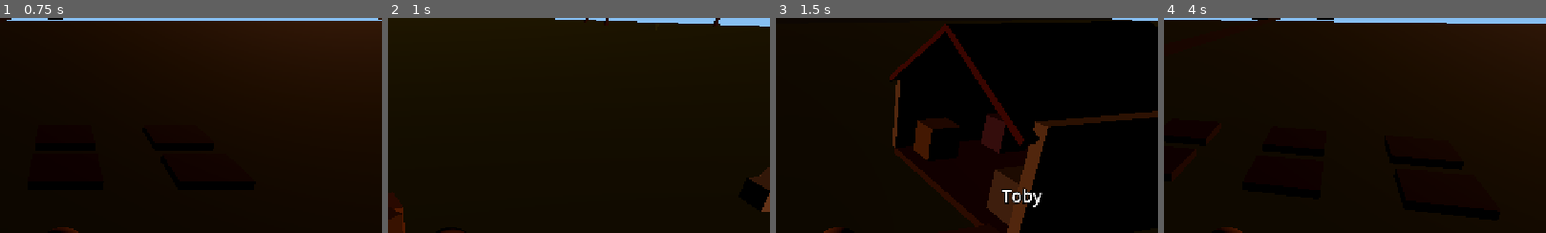
Above: before the commit, frames 1-4 (left to right).
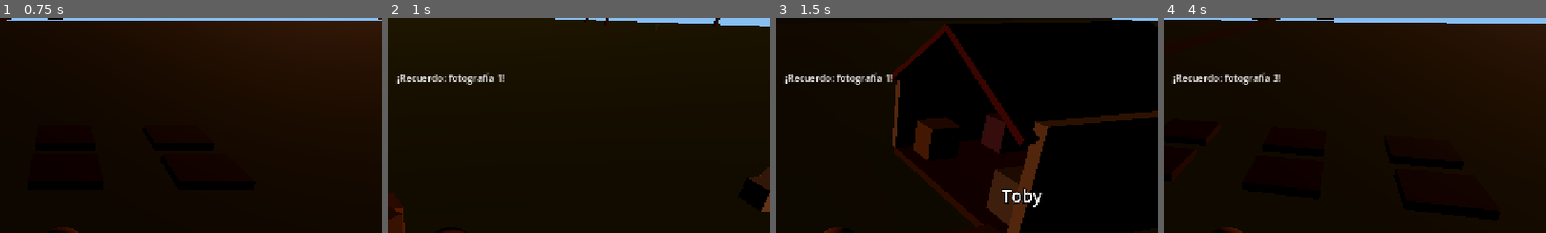
Above: after the commit, the same moments.

Repository: rafael-espinosa-rodriguez/nuestra-vida-en-el-campo
Game: Godot game, scene res://scenes/Main.tscn
Same seed, same stepped clock (60 frames per second), same inputs: the game is played once before the commit and once after it.
Inputs (mouse positions are % of the whole screen's width and height, from its top left):
- Up to frame 1 (0.75 s): tap Enter (ui_accept) at 0.5 s; move the mouse to (72, 45) at 0.52 s; hold D (move_right) from 0.53 s (still down); tap T (trade) at 0.6 s; click (72, 45) at 0.67 s
- Up to frame 2 (1 s): keep holding D (move_right); tap Enter (ui_accept) at 0.77 s; tap C (photo, bound only after the commit) at 0.8 s
- Up to frame 3 (1.5 s): tap Enter (ui_accept) at 1.07 s; release D (move_right) at 1.25 s; drag from (30, 55) to (45, 70) at 1.27 s
- Up to frame 4 (4 s): move the mouse to (60, 28) at 2.02 s; hold D (move_right) 2.03-2.75 s; tap G (gift) at 2.1 s; tap C (photo, bound only after the commit) at 2.3, 3.8 s; drag from (45, 70) to (20, 35) at 2.77 s; move the mouse to (80, 65) at 3.52 s; hold A (move_left) from 3.53 s (still down); hold Shift (sprint) from 3.53 s (still down); tap Enter (ui_accept) at 3.77 s
The pictures show only the part of the screen within x 42-92%, y 7-57%; the shares and areas given below are measured in that part.

Frame 1 is identical in both runs. In frame 2, 0.6% of the frame differs, in the area x 2-31%, y 25-32%; in frame 3, 0.6%; in frame 4, 0.7%.

Commit message:
feat(spec-017): album de recuerdos, fotografia con tecla C, avisos HUD + smoke

Diff:
--- a/project.godot
+++ b/project.godot
@@ -22,6 +22,7 @@
 AudioSystem="*res://scripts/systems/audio_system.gd"
 RelationshipSystem="*res://scripts/systems/relationship_system.gd"
 MarketSystem="*res://scripts/systems/market_system.gd"
+MemorySystem="*res://scripts/systems/memory_system.gd"
 MCPRuntimeServer="*res://addons/godot_mcp_toolkit/runtime/mcp_runtime_server.gd"
 
 [editor_plugins]
@@ -80,6 +81,11 @@
 "events": [Object(InputEventKey,"resource_local_to_scene":false,"resource_name":"","device":-1,"window_id":0,"alt_press …(190 unchanged characters)…
 ]
 }
+photo={
+"deadzone": 0.2,
+"events": [Object(InputEventKey,"resource_local_to_scene":false,"resource_name":"","device":-1,"window_id":0,"alt_pressed":false,"shift_pressed":false,"ctrl_pressed":false,"meta_pressed":false,"pressed":false,"keycode":0,"physical_keycode":67,"key_label":0,"unicode":0,"location":0,"echo":false,"script":null)
+]
+}
 
 [input_devices]
 
--- a/scenes/ui/HUD.tscn
+++ b/scenes/ui/HUD.tscn
@@ -39,3 +39,14 @@
 
 [node name="PromptLabel" type="Label" parent="Prompt"]
 text = ""
+
+[node name="Message" type="Label" parent="."]
+anchors_preset = 5
+anchor_left = 0.5
+anchor_right = 0.5
+offset_left = -300.0
+offset_top = 140.0
+offset_right = 300.0
+offset_bottom = 170.0
+text = ""
+horizontal_alignment = 1
--- a/scripts/player.gd
+++ b/scripts/player.gd
@@ -53,6 +53,29 @@
 		var rel2: Node = get_node_or_null("/root/RelationshipSystem")
 		if rel2 != null:
 			rel2.call("trade_with", String(current.get("npc_name")))
+	if Input.is_action_just_pressed("photo"):
+		capture_photo()
+
+
+func capture_photo() -> bool:
+	# Guarda user://photos/foto_<n>.png. En headless (sin GPU) falla con elegancia.
+	if DisplayServer.get_name() == "headless":
+		return false
+	var img: Image = get_viewport().get_texture().get_image()
+	if img == null or img.is_empty():
+		return false
+	var mem: Node = get_node_or_null("/root/MemorySystem")
+	var n := 1
+	if mem != null:
+		n = int(mem.get("photos_taken")) + 1
+	DirAccess.make_dir_recursive_absolute("user://photos")
+	var path := "user://photos/foto_%d.png" % n
+	if img.save_png(path) != OK:
+		return false
+	if mem != null:
+		mem.set("photos_taken", n)
+		mem.call("remember", "foto_%d" % n)
+	return true
 
 
 func _unhandled_input(event: InputEvent) -> void:
--- a/scripts/systems/inventory_system.gd
+++ b/scripts/systems/inventory_system.gd
@@ -27,6 +27,9 @@
 func add_item(item_id: String, amount: int = 1) -> void:
 	items[item_id] = int(items.get(item_id, 0)) + amount
 	items_changed.emit()
+	var mem: Node = get_node_or_null("/root/MemorySystem")
+	if mem != null and mem.has_method("remember_first"):
+		mem.remember_first(item_id)
 
 
 func remove_item(item_id: String, amount: int = 1) -> bool:
--- /dev/null
+++ b/scripts/systems/memory_system.gd
@@ -0,0 +1,54 @@
+extends Node
+## Album de recuerdos (GDD §48, spec 017). Autoload "MemorySystem".
+## Primeras veces automaticas + fotos. Aviso toast en el HUD.
+
+const MEMORABLE := ["huevo", "leche", "trigo", "pan", "sopa", "tortilla",
+	"lana", "tela", "pez", "seta", "maiz", "calabaza", "madera"]
+
+var memories: Array[String] = []
+var photos_taken: int = 0
+
+
+func has_memory(memory_id: String) -> bool:
+	return memories.has(memory_id)
+
+
+func remember(memory_id: String) -> bool:
+	if memories.has(memory_id):
+		return false
+	memories.append(memory_id)
+	_toast("¡Recuerdo: " + pretty(memory_id) + "!")
+	return true
+
+
+func remember_first(item_id: String) -> void:
+	if MEMORABLE.has(item_id):
+		remember("primero_" + item_id)
+
+
+func pretty(memory_id: String) -> String:
+	if memory_id.begins_with("primero_"):
+		return "primer " + memory_id.trim_prefix("primero_")
+	if memory_id.begins_with("foto_"):
+		return "fotografía " + memory_id.trim_prefix("foto_")
+	if memory_id.begins_with("amigo_"):
+		return "amistad con " + memory_id.trim_prefix("amigo_").capitalize()
+	return memory_id
+
+
+func serialize() -> Dictionary:
+	return {"memories": memories.duplicate(), "photos": photos_taken}
+
+
+func deserialize(d: Dictionary) -> void:
+	memories.clear()
+	if d.has("memories") and typeof(d["memories"]) == TYPE_ARRAY:
+		for m: Variant in d["memories"]:
+			memories.append(String(m))
+	photos_taken = int(d.get("photos", 0))
+
+
+func _toast(text: String) -> void:
+	for hud: Node in get_tree().get_nodes_in_group("hud"):
+		if hud.has_method("show_message"):
+			hud.show_message(text)
--- a/scripts/systems/save_system.gd
+++ b/scripts/systems/save_system.gd
@@ -17,7 +17,7 @@
 		"animals": _get_animals(),
 		"relations": _get_relations(),
 		"money": _get_money(),
-		"memories": [],
+		"memories": _get_memories(),
 	}
 	var err := _write(data)
 	if err:
@@ -67,6 +67,10 @@
 		var inv2: Node = get_node_or_null("/root/InventorySystem")
 		if inv2 != null:
 			inv2.set("money", int(data["money"]))
+	if data.has("memories") and typeof(data["memories"]) == TYPE_DICTIONARY:
+		var mem: Node = get_node_or_null("/root/MemorySystem")
+		if mem != null and mem.has_method("deserialize"):
+			mem.call("deserialize", data["memories"])
 	return true
 
 
@@ -126,6 +130,13 @@
 	return int(inv.get("money")) if inv != null else 0
 
 
+func _get_memories() -> Dictionary:
+	var mem: Node = get_node_or_null("/root/MemorySystem")
+	if mem != null and mem.has_method("serialize"):
+		return mem.call("serialize")
+	return {}
+
+
 func _player_pos() -> Array:
 	for p: Node in get_tree().get_nodes_in_group("player"):
 		if p is Node3D:
--- a/scripts/ui/hud.gd
+++ b/scripts/ui/hud.gd
@@ -8,9 +8,25 @@
 @onready var tool_label: Label = $TopLeft/ToolLabel
 @onready var money_label: Label = $TopLeft/MoneyLabel
 @onready var prompt_label: Label = $Prompt/PromptLabel
+@onready var message_label: Label = $Message
+
+var _message_t := 0.0
 
 
-func _process(_delta: float) -> void:
+func _ready() -> void:
+	add_to_group("hud")
+
+
+func show_message(text: String, duration: float = 4.0) -> void:
+	message_label.text = text
+	_message_t = duration
+
+
+func _process(delta: float) -> void:
+	if _message_t > 0.0:
+		_message_t -= delta
+		if _message_t <= 0.0:
+			message_label.text = ""
 	var time_sys: Node = get_node_or_null("/root/TimeSystem")
 	if time_sys != null:
 		var h: float = float(time_sys.get("hour"))
--- /dev/null
+++ b/tests/smoke_017.gd
@@ -0,0 +1,37 @@
+extends SceneTree
+## Smoke spec 017: recuerdos de primeras veces, toast HUD, foto elegante en headless, save/load.
+
+var _frames := 0
+
+
+func _process(_delta: float) -> bool:
+	_frames += 1
+	if _frames == 5:
+		_run()
+		quit()
+	return false
+
+
+func _run() -> void:
+	var main: Node = load("res://scenes/Main.tscn").instantiate()
+	root.add_child(main)
+	var mem: Node = root.get_node_or_null("MemorySystem")
+	var inv: Node = root.get_node_or_null("InventorySystem")
+	var player: Node = get_nodes_in_group("player")[0]
+	assert(mem != null, "autoload recuerdos")
+	inv.call("add_item", "huevo", 1)
+	assert(bool(mem.call("has_memory", "primero_huevo")), "recuerdo del primer huevo")
+	assert(bool(mem.call("remember", "primero_huevo")) == false, "no duplica")
+	var hud: Node = get_nodes_in_group("hud")[0]
+	assert(String(hud.get_node("Message").get("text")).contains("Recuerdo"), "toast visible en HUD")
+	assert(bool(mem.call("remember", "nuestro_primer_invierno")), "recuerdo manual")
+	assert(String(mem.call("pretty", "primero_huevo")) == "primer huevo", "texto bonito")
+	assert(bool(player.call("capture_photo")) == false, "foto headless falla con elegancia")
+	assert(int(mem.get("photos_taken")) == 0, "sin foto no cuenta")
+	var save_sys: Node = root.get_node_or_null("SaveSystem")
+	assert(bool(save_sys.call("save_game")), "guarda con recuerdos")
+	mem.call("deserialize", {"memories": [], "photos": 0})
+	assert(bool(mem.call("has_memory", "primero_huevo")) == false, "limpio")
+	assert(bool(save_sys.call("load_game")), "carga")
+	assert(bool(mem.call("has_memory", "primero_huevo")), "carga restaura recuerdos")
+	print("SMOKE017 OK")
Not shown, added: scripts/systems/memory_system.gd.uid
Not shown, added: tests/smoke_017.gd.uid
